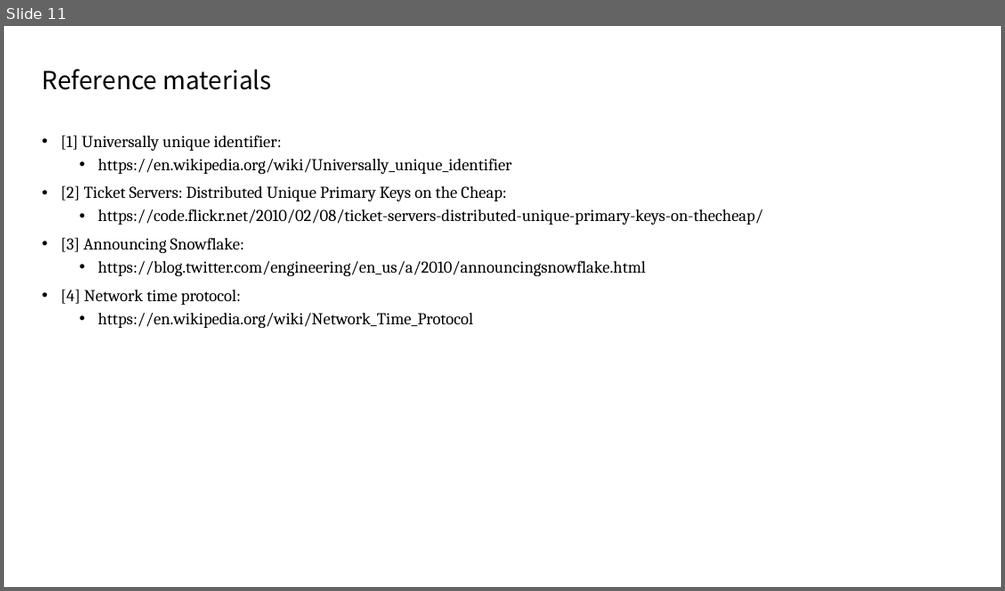
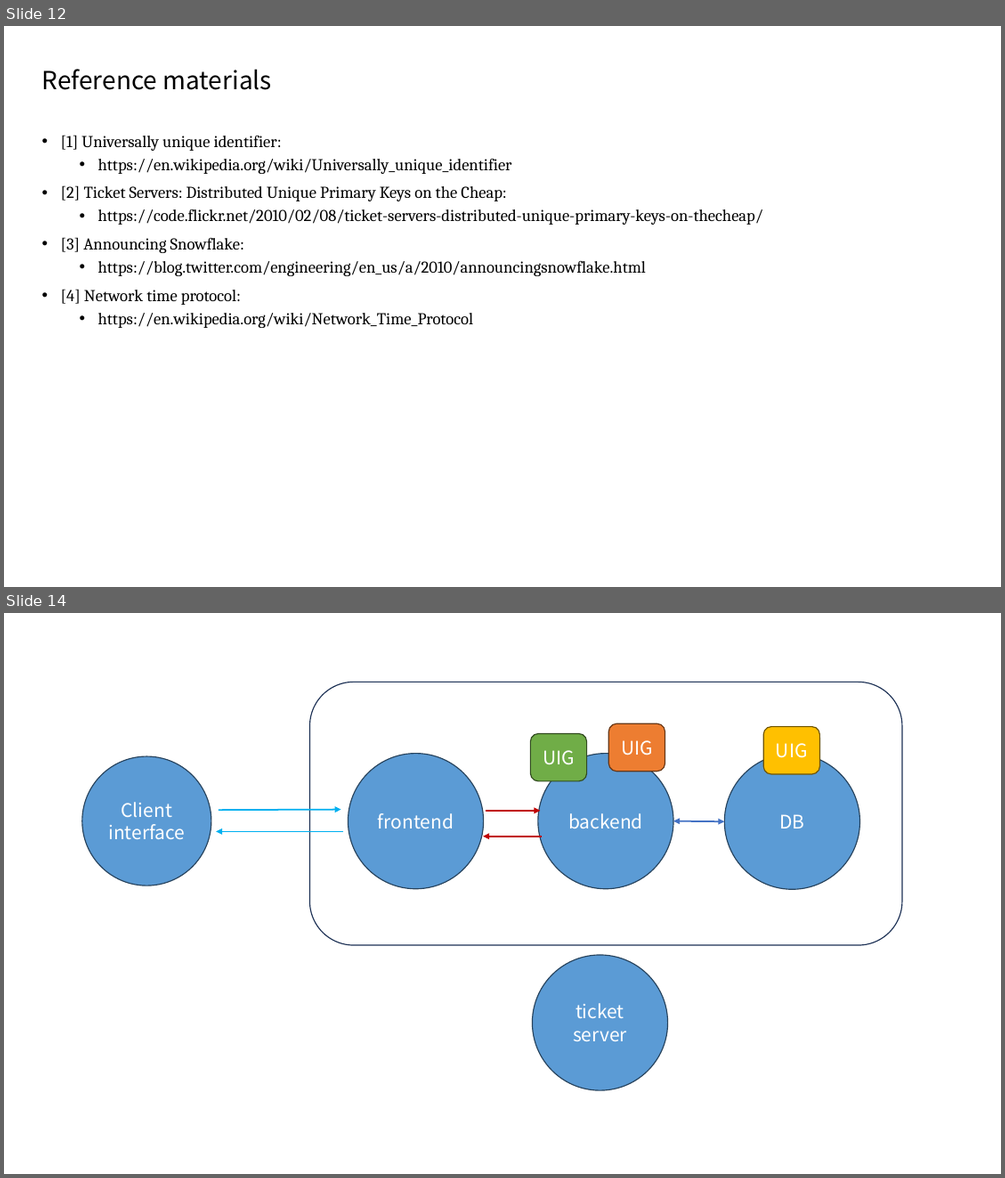
Before and after one commit to Vancouver-KDD/book-study, a slide deck: [Jason Yang] Wk 4 (Ch 7).pptx. Shown one above the other, each under a label of ours: slide 11 before the commit, slides 12 and 14 after it; the slides between them are not shown. The pictures are 1005x591 and 1005x1178 pixels, drawn with LibreOffice and Linux fonts; fonts in the diff are those of the drawing. Boxes give left, top, right and bottom in pixels: in the first picture for what was removed or moved away, otherwise in the second. Text is boxed around its words. In the diff, an @@ line names an element or a change of style, - is before the commit and + after.

```diff
--- a/[Jason Yang] Wk 4 (Ch 7).pptx
+++ b/[Jason Yang] Wk 4 (Ch 7).pptx
@@ slide 14 added at [4,613,1001,1174], background #FFFFFF @@
@@ rounded rectangle added at [310,682,902,945], outline #1E3256 1 pt @@
@@ rounded rectangle added at [531,733,587,781], fill #70AD47, outline #314C1F 1 pt, 18 pt, text #FFFFFF @@
+UIG
@@ rounded rectangle added at [609,723,665,771], fill #ED7D31, outline #683715 1 pt, 18 pt, text #FFFFFF @@
+UIG
@@ rounded rectangle added at [764,727,820,774], fill #FFC000, outline #705400 1 pt, 18 pt, text #FFFFFF @@
+UIG
@@ ellipse added at [82,756,212,886], fill #5B9BD5, outline #28445D 1 pt, 18 pt, text #FFFFFF @@
+Client
+interface
@@ ellipse added at [348,754,484,889], fill #5B9BD5, outline #28445D 1 pt, 18 pt, text #FFFFFF @@
+frontend
@@ ellipse added at [538,754,673,889], fill #5B9BD5, outline #28445D 1 pt, 18 pt, text #FFFFFF @@
+backend
@@ ellipse added at [725,754,860,889], fill #5B9BD5, outline #28445D 1 pt, 18 pt, text #FFFFFF @@
+DB
@@ arrow added from (218, 810) to (341, 810), #00B0F0 1.5 pt @@
@@ arrow added from (485, 811) to (540, 811), #C00000 1.5 pt @@
@@ double arrow added from (673, 821) to (725, 821), #4472C4 1.5 pt @@
@@ arrow added from (343, 831) to (216, 831), #00B0F0 1.5 pt @@
@@ arrow added from (542, 836) to (484, 836), #C00000 1.5 pt @@
@@ ellipse added at [532,955,667,1090], fill #5B9BD5, outline #28445D 1 pt, 18 pt, text #FFFFFF @@
+ticket
+server
@@ what was slide 11 is now slide 12 @@
```
Also in this commit, not shown: 9 slides changed, 2 other slides added.
